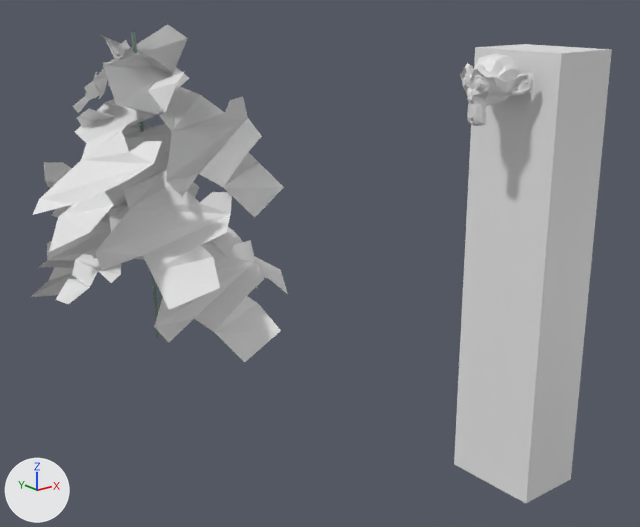
An edit to the Blender file models/blender/bokbunja_tree/bokbunja_trees_3.blend, drawn before and after from the same camera.
Rendered twice from a camera (50 mm lens) standing at (-2.08, -4.01, 1.8) and looking at (0.38, -0.93, 0.57). Arrows for +X, +Y and +Z are at lower left; the lights stay in place.

Objects in the first picture: 'body', 'head', 'leaves.001', 'leaves.004', 'leaves.005', 'leaves.006', 'leaves.007', 'leaves.009', 'leaves.010', 'leaves.011', 'leaves.013'.
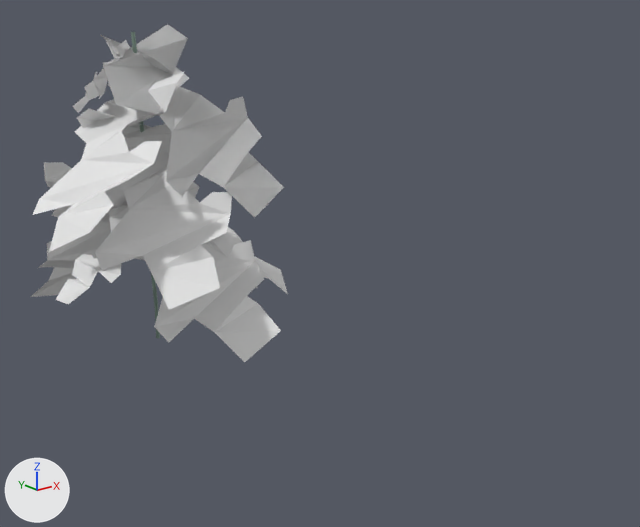
The change, as a diff of the scene's bpy script:
```diff
--- a/models/blender/bokbunja_tree/bokbunja_trees_3.blend.py
+++ b/models/blender/bokbunja_tree/bokbunja_trees_3.blend.py
@@ ob_body @@
-ob_body = bpy.data.objects.new('body', me_cube_001)
-ob_body.location = (0.722, -1.848, 0.671)
-ob_body.scale = (0.15, 0.2, 0.9)
@@ ob_head @@
-ob_head = bpy.data.objects.new('head', me_suzanne)
-ob_head.location = (0.447, -1.851, 1.439)
-ob_head.rotation_euler = (0.0, 0.0, 4.712)  # degrees (0, 0, 270)
-ob_head.scale = (0.0914, 0.147, 0.127)
```

Boxes (x1, y1, x2, y2) around the edits, measured in the pictures (640 x 527 px):
'body', deleted
    before: (454, 44, 612, 503)
'head', deleted
    before: (460, 54, 534, 126)
